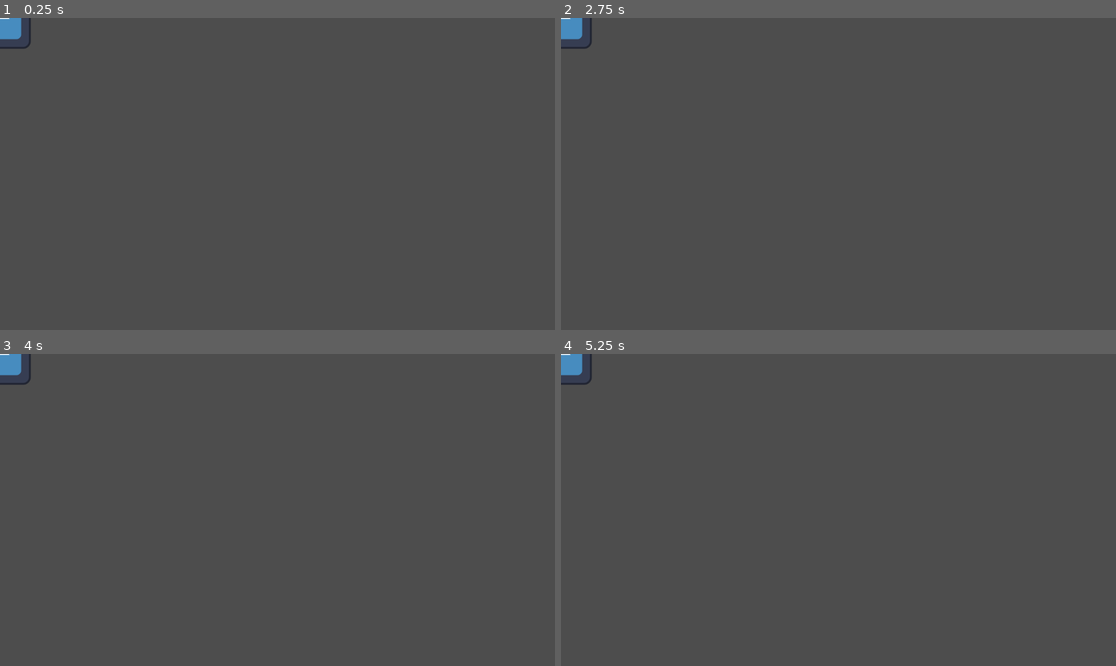
Above: before the commit, frames 1-4 (two rows, left to right).
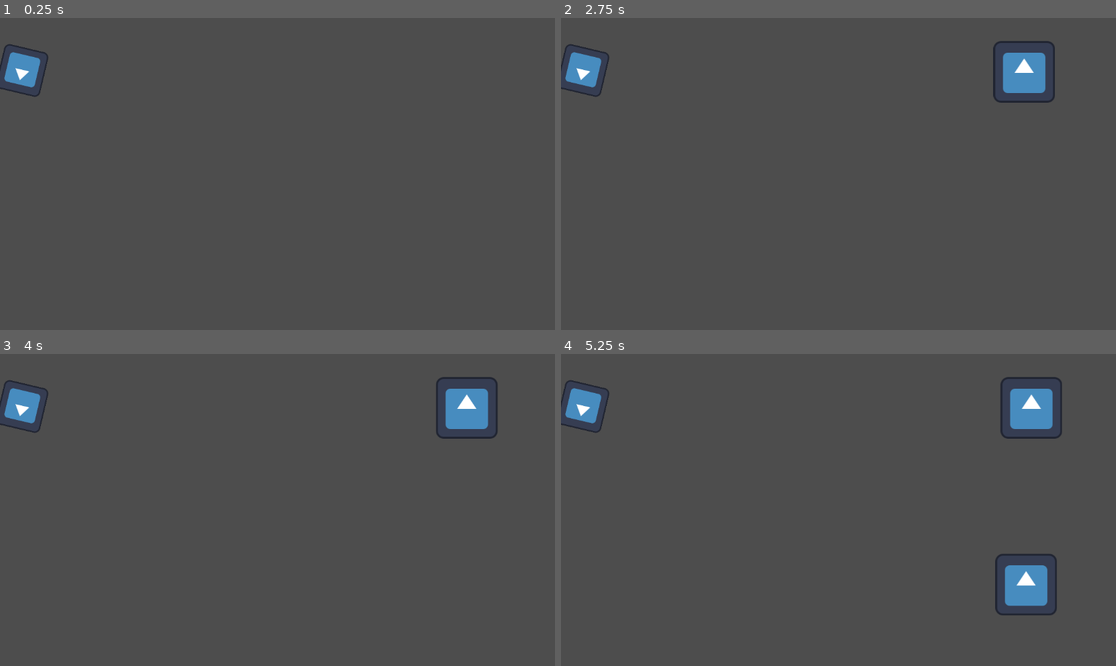
Above: after the commit, the same moments.

Repository: goessm/magic-poop
Game: Godot game, scene res://poop_game.tscn
Same seed, same stepped clock (60 frames per second), same inputs: the game is played once before the commit and once after it. Before the commit the project has no main scene; this scene is started directly in both runs. The engine's default icon, where the game draws it, is replaced by a stand-in: a white triangle on a blue panel in a dark square.
Inputs:
- Up to frame 1 (0.25 s): no input
- Up to frame 2 (2.75 s): tap Enter at 0.5, 2 s; tap Space at 1.25 s
- Up to frame 3 (4 s): no input
- Up to frame 4 (5.25 s): tap Space at 5 s

The runs differ from the first frame. In frame 1, 1.0% of the frame differs, in the area x 0-9%, y 0-26%; in frame 2, 2.3%; in frame 3, 2.3%; in frame 4, 3.6%, in the area x 0-91%, y 0-84%.

Commit message:
health, spawner, enemy

Diff:
--- /dev/null
+++ b/Health.gd
@@ -0,0 +1,16 @@
+extends Node
+
+signal health_changed(obj, health)
+@export var health: int
+
+# Called when the node enters the scene tree for the first time.
+func _ready():
+	health = 10000
+
+# Called every frame. 'delta' is the elapsed time since the previous frame.
+func _process(delta):
+	takeDamage(1)
+
+func takeDamage(dmg: int):
+	health -= dmg
+	emit_signal("health_changed", self, health)
--- /dev/null
+++ b/Spawner.gd
@@ -0,0 +1,26 @@
+extends Node
+
+var enemy_scene = preload("res://enemy.tscn")
+@export var timer: Timer
+@export var spawn_points: Node
+
+# Called when the node enters the scene tree for the first time.
+func _ready():
+	timer.timeout.connect(_on_timeout)
+	timer.start(2.5)
+
+
+# Called every frame. 'delta' is the elapsed time since the previous frame.
+func _process(delta):
+	pass
+
+func spawn_enemy():
+	var ins = enemy_scene.instantiate()
+	var spawn_points_arr = spawn_points.get_children()
+	var n = spawn_points_arr.size()
+	var spawn_point = spawn_points_arr[randi() % n]
+	ins.position = spawn_point.position
+	add_child(ins)
+
+func _on_timeout():
+	spawn_enemy()
--- /dev/null
+++ b/enemy.gd
@@ -0,0 +1,17 @@
+extends Node2D
+
+@export var hello: int
+@export var health: Node
+
+# Called when the node enters the scene tree for the first time.
+func _ready():
+	hello = 1
+	health.health_changed.connect(_on_health_changed)
+
+# Called every frame. 'delta' is the elapsed time since the previous frame.
+func _process(delta):
+	hello+=1
+	position.x += 0.1
+
+func _on_health_changed(obj, health):
+	print("_on_health_changed ", obj, health)
--- /dev/null
+++ b/enemy.tscn
@@ -0,0 +1,15 @@
+[gd_scene load_steps=4 format=3 uid="uid://bs2xvpmiuu8mx"]
+
+[ext_resource type="Texture2D" uid="uid://d383555gu5r2b" path="res://icon.svg" id="1_v3coi"]
+[ext_resource type="Script" path="res://enemy.gd" id="1_v64mk"]
+[ext_resource type="Script" path="res://Health.gd" id="3_2o7oe"]
+
+[node name="Enemy" type="Node2D" node_paths=PackedStringArray("health") groups=["Enemies"]]
+script = ExtResource("1_v64mk")
+health = NodePath("Health")
+
+[node name="Sprite2D" type="Sprite2D" parent="."]
+texture = ExtResource("1_v3coi")
+
+[node name="Health" type="Node" parent="."]
+script = ExtResource("3_2o7oe")
--- a/poop_game.tscn
+++ b/poop_game.tscn
@@ -1,8 +1,31 @@
-[gd_scene load_steps=2 format=3 uid="uid://bx0cg2vohkqu2"]
+[gd_scene load_steps=4 format=3 uid="uid://bx0cg2vohkqu2"]
 
 [ext_resource type="Texture2D" uid="uid://d383555gu5r2b" path="res://icon.svg" id="1_60rwh"]
+[ext_resource type="PackedScene" uid="uid://cq5rwrev2gofy" path="res://spawn_point.tscn" id="3_5g1vv"]
+[ext_resource type="Script" path="res://Spawner.gd" id="3_bgexw"]
 
 [node name="PoopGame" type="Node2D"]
 
-[node name="Sprite2D" type="Sprite2D" parent="."]
+[node name="dummysprite" type="Sprite2D" parent="."]
+position = Vector2(46, 109)
+rotation = -2.90941
+scale = Vector2(0.734375, 0.742188)
 texture = ExtResource("1_60rwh")
+
+[node name="Spawner" type="Node" parent="." node_paths=PackedStringArray("timer", "spawn_points")]
+script = ExtResource("3_bgexw")
+timer = NodePath("Timer")
+spawn_points = NodePath("SpawnPoints")
+
+[node name="Timer" type="Timer" parent="Spawner"]
+
+[node name="SpawnPoints" type="Node2D" parent="Spawner"]
+
+[node name="SpawnPoint" parent="Spawner/SpawnPoints" instance=ExtResource("3_5g1vv")]
+position = Vector2(960, 112)
+
+[node name="SpawnPoint6" parent="Spawner/SpawnPoints" instance=ExtResource("3_5g1vv")]
+position = Vector2(964, 479)
+
+[node name="SpawnPoint7" parent="Spawner/SpawnPoints" instance=ExtResource("3_5g1vv")]
+position = Vector2(319, 471)
--- a/project.godot
+++ b/project.godot
@@ -11,6 +11,7 @@
 [application]
 
 config/name="Magic-poop"
+run/main_scene="res://poop_game.tscn"
 config/features=PackedStringArray("4.1", "GL Compatibility")
 config/icon="res://icon.svg"
 
--- /dev/null
+++ b/spawn_point.tscn
@@ -0,0 +1,3 @@
+[gd_scene format=3 uid="uid://cq5rwrev2gofy"]
+
+[node name="SpawnPoint" type="Node2D" groups=["GSpawnPoints"]]
